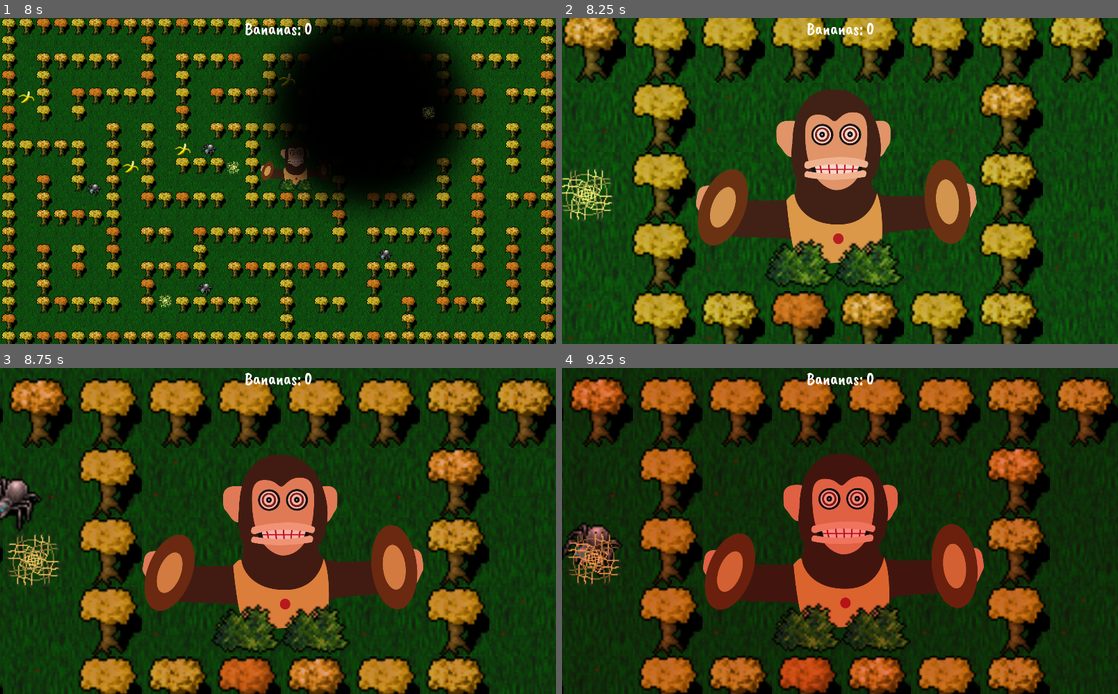
Above: before the commit, frames 1-4 (two rows, left to right).
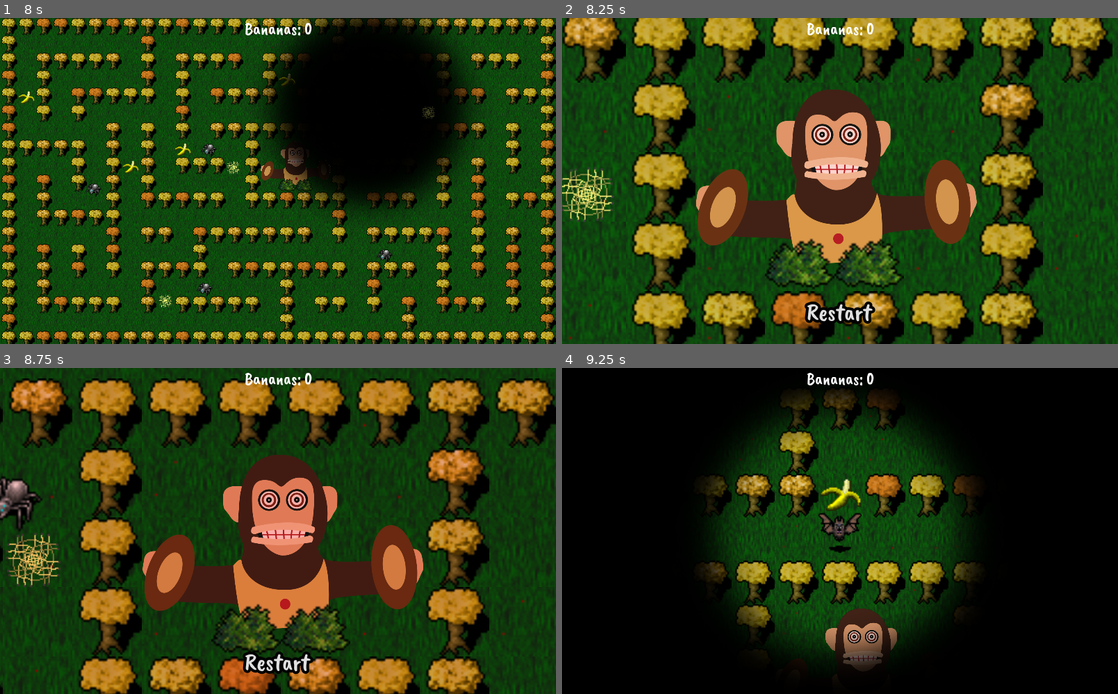
Above: after the commit, the same moments.

Repository: paavonelimarkka/whackman
Game: Godot game, scene res://Game.tscn
Same seed, same stepped clock (60 frames per second), same inputs: the game is played once before the commit and once after it. The engine's default icon, where the game draws it, is replaced by a stand-in: a white triangle on a blue panel in a dark square.
Inputs (mouse positions are in pixels of both pictures, inside the frame that each line leads up to):
- Up to frame 1 (8 s): click "PLAY" at 0.5 s; hold D (right) 1.28-2.03 s; tap Space (camera_swap) every 0.75 s from 1.35 to 7.35 s; hold S (down) 2.03-2.78 s; hold D (right) 2.78-3.53 s; hold W (up) 3.53-4.28 s; hold A (left) 4.28-5.78 s; hold S (down) 5.78-6.53 s; hold D (right) 6.53-7.28 s; hold W (up) from 7.28 s (still down)
- Up to frame 2 (8.25 s): release W (up) at 8.03 s; hold D (right) from 8.03 s (still down); tap Space (camera_swap) at 8.1 s
- Up to frame 3 (8.75 s): keep holding D (right)
- Up to frame 4 (9.25 s): release D (right) at 8.75 s; click (840, 661) at 8.75 s, where only the run after the commit has a clickable "Restart"

Frame 1 is identical in both runs. In frame 2, 0.6% of the frame differs, in the area x 43-57%, y 86-94%; in frame 3, 0.6%; in frame 4, 84%, in the area x 0-100%, y 0-100%.

Commit message:
Add restart button

Diff:
--- a/game objects/player.gd
+++ b/game objects/player.gd
@@ -22,6 +22,7 @@
 onready var light = get_node("Light2D")
 onready var apina = get_node('../Apina')
 onready var apina_camera = get_node('../Apina/ApinaCamera')
+onready var hud = get_node("../HUD")
 
 func get_input():
 	velocity = Vector2()
@@ -60,6 +61,7 @@
 			apina.stop_and_shake()
 			animationPlayer.play("fade_to_red")
 			light.queue_free()
+			hud.show_restart()
 
 	#for index in get_slide_count():
 	#	var collision = get_slide_collision(index)
--- a/ui/HUD.gd
+++ b/ui/HUD.gd
@@ -6,10 +6,12 @@
 # var b = "text"
 var muymuy = preload("res://audio/muymuy.ogg")
 var banana_count = 0
+onready var restart_button = get_node("restart_button")
 
 # Called when the node enters the scene tree for the first time.
 func _ready():
 	$banana_counter.text = str("Bananas: ", banana_count)
+	restart_button.connect("pressed", self, "_restart_button_pressed")
 #	pass # Replace with function body.
 
 func update_banana_counter():
@@ -19,6 +21,12 @@
 		$AudioStreamPlayer.stream = muymuy
 		$AudioStreamPlayer.play()
 
+func show_restart():
+	restart_button.show()
+
+func _restart_button_pressed():
+	get_tree().change_scene("res://Map.tscn")
+
 # Called every frame. 'delta' is the elapsed time since the previous frame.
 #func _process(delta):
 #	pass
--- a/ui/HUD.tscn
+++ b/ui/HUD.tscn
@@ -1,10 +1,16 @@
-[gd_scene load_steps=4 format=2]
+[gd_scene load_steps=5 format=2]
 
 [ext_resource path="res://ui/HUD.gd" type="Script" id=1]
 [ext_resource path="res://ui/CaveatBrush-Regular.ttf" type="DynamicFontData" id=2]
 
 [sub_resource type="DynamicFont" id=1]
 size = 32
+font_data = ExtResource( 2 )
+
+[sub_resource type="DynamicFont" id=2]
+size = 46
+outline_size = 5
+outline_color = Color( 0, 0, 0, 1 )
 font_data = ExtResource( 2 )
 
 [node name="HUD" type="CanvasLayer"]
@@ -21,3 +27,16 @@
 
 [node name="AudioStreamPlayer" type="AudioStreamPlayer" parent="."]
 volume_db = -11.268
+
+[node name="restart_button" type="Button" parent="."]
+visible = false
+margin_left = 442.0
+margin_top = 510.0
+margin_right = 578.0
+margin_bottom = 575.0
+custom_fonts/font = SubResource( 2 )
+text = "Restart"
+flat = true
+__meta__ = {
+"_edit_use_anchors_": false
+}
